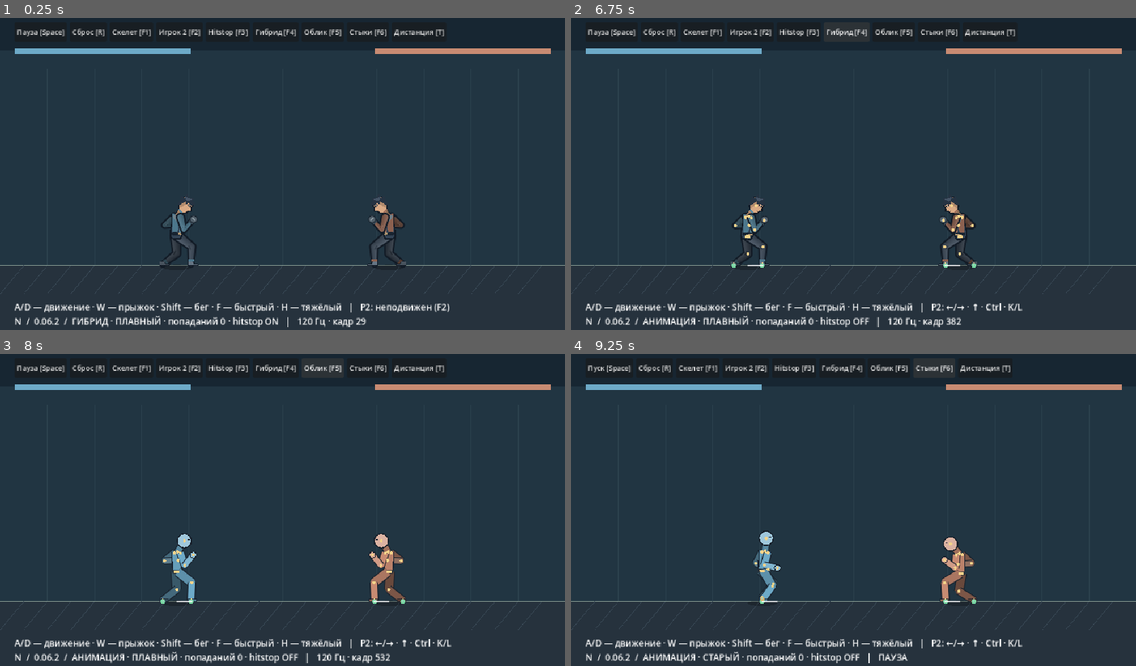
Above: before the commit, frames 1-4 (two rows, left to right).
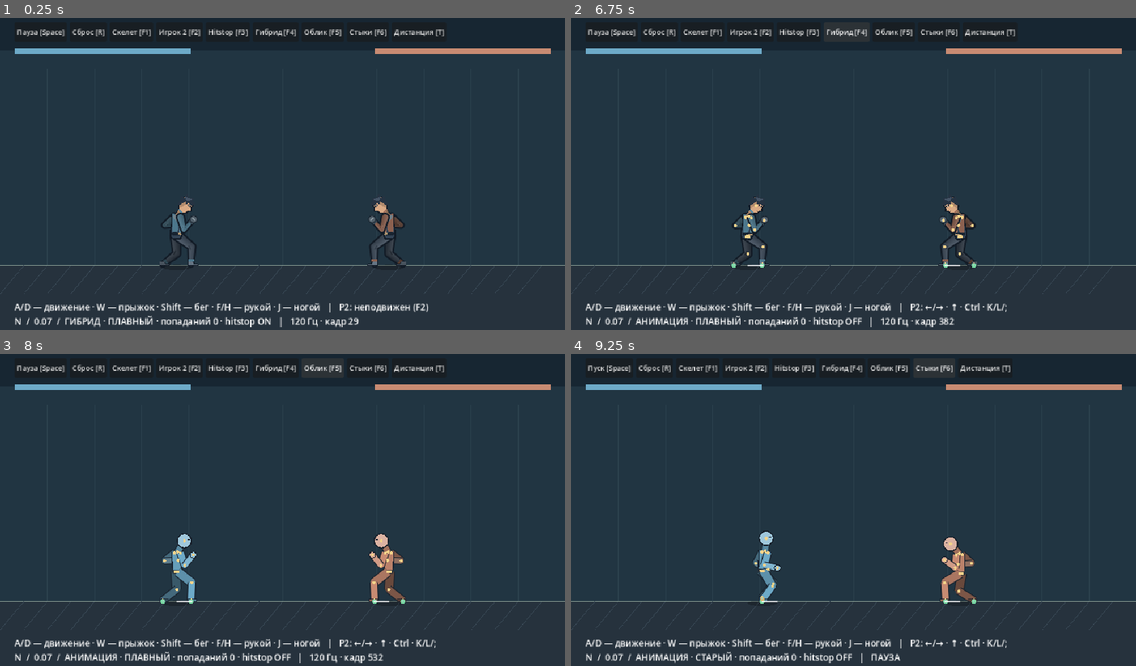
Above: after the commit, the same moments.

Repository: Mefits/pixelfxGadot
Game: Godot game, scene res://game/arena.tscn
Two runs of this game, one before a commit and one after it. Both use one fixed random seed, a clock stepped at 60 frames per second and the inputs below.
Inputs:
- Up to frame 1 (0.25 s): no input
- Up to frame 2 (6.75 s): click "Дистанция [T]" at 0.5 s; click "Пауза [Space]" at 1.25 s; click "Дистанция [T]" at 2 s; click "Пуск [Space]" at 2.75 s; click "Сброс [R]" at 3.5 s; click "Скелет [F1]" at 4.25 s; click "Игрок 2 [F2]" at 5 s; click "Hitstop [F3]" at 5.75 s; click "Гибрид [F4]" at 6.5 s
- Up to frame 3 (8 s): click "Облик [F5]" at 7.25 s
- Up to frame 4 (9.25 s): click "Стыки [F6]" at 8 s; tap Enter at 8.75 s; hold D from 8.78 s (still down); tap Shift at 8.85 s; tap Space at 9.02 s; tap F at 9.05 s

The runs differ from the first frame. In frame 1, 1.5% of the frame differs, in the area x 8-80%, y 91-100%; in frame 2, 1.6%; in frame 3, 1.6%; in frame 4, 1.4%.

Commit message:
N 0.07: front kick, fixed rear support, buffered movement transition and swept forefoot contact

Diff:
--- a/game/arena.gd
+++ b/game/arena.gd
@@ -30,6 +30,7 @@
     _button("Облик [F5]",_toggle_skin)
     _button("Стыки [F6]",_toggle_smooth)
     _button("Дистанция [T]",_close_reset)
+    toolbar.get_child(toolbar.get_child_count()-1).tooltip_text="Сброс на дистанцию 66 px. F/H/J — удары."
     hud=Label.new()
     hud.position=Vector2(24,490)
     hud.add_theme_font_size_override("font_size",15)
@@ -94,13 +95,13 @@
 func _held(key:Key)->bool:return Input.is_physical_key_pressed(key)
 func _physics_process(dt:float)->void:
     if paused:return
-    var left:Dictionary={"move":float(_held(KEY_D))-float(_held(KEY_A)),"jump":_held(KEY_W),"run":_held(KEY_SHIFT),"jab":_held(KEY_F),"heavy":_held(KEY_H)}
-    var right:Dictionary={} if single_player else {"move":float(_held(KEY_RIGHT))-float(_held(KEY_LEFT)),"jump":_held(KEY_UP),"run":_held(KEY_CTRL),"jab":_held(KEY_K),"heavy":_held(KEY_L)}
+    var left:Dictionary={"move":float(_held(KEY_D))-float(_held(KEY_A)),"jump":_held(KEY_W),"run":_held(KEY_SHIFT),"jab":_held(KEY_F),"heavy":_held(KEY_H),"kick":_held(KEY_J)}
+    var right:Dictionary={} if single_player else {"move":float(_held(KEY_RIGHT))-float(_held(KEY_LEFT)),"jump":_held(KEY_UP),"run":_held(KEY_CTRL),"jab":_held(KEY_K),"heavy":_held(KEY_L),"kick":_held(KEY_SEMICOLON)}
     world.advance(dt,left,right)
     _hud()
     queue_redraw()
 func _hud()->void:
-    hud.text="A/D — движение · W — прыжок · Shift — бег · F — быстрый · H — тяжёлый   |   "+("P2: неподвижен (F2)" if single_player else "P2: ←/→ · ↑ · Ctrl · K/L")+"\nN  /  0.06.2  /  "+("ГИБРИД" if world.hybrid_enabled …(224 unchanged characters)…
+    hud.text="A/D — движение · W — прыжок · Shift — бег · F/H — рукой · J — ногой   |   "+("P2: неподвижен (F2)" if single_player else "P2: ←/→ · ↑ · Ctrl · K/L/;")+"\nN  /  0.07  /  "+("ГИБРИД" if world.hybrid_enabled …(224 unchanged characters)…
 func _segment(a:Vector2,b:Vector2,width:float,c:Color)->void:
     draw_line(a,b,Color("#17202b"),width+3,true)
     draw_line(a,b,c,width,true)
--- a/game/jab.gd
+++ b/game/jab.gd
@@ -1,6 +1,7 @@
 extends RefCounted
-## Two authored attacks and optional bounded spring reaction. Fixed 120 Hz.
+## Three authored attacks and optional bounded spring reaction. Fixed 120 Hz.
 const REACTION=preload("res://game/impact_reaction.gd")
+const KICK=preload("res://game/kick_pose.gd")
 const HEAVY_DURATION=80
 const HEAVY_ACTIVE_FROM=24
 const HEAVY_ACTIVE_TO=36
@@ -40,6 +41,8 @@
 var reaction=REACTION.new()
 var kind:String="jab"
 var heavy_latch:bool=false
+var kick_latch:bool=false
+var kick_pending:int=0
 var queued_kind:String="jab"
 var hurt_total:int=HURT_TICKS
 var hurt_heavy:bool=false
@@ -50,8 +53,11 @@
 var connected:bool=false
 var latch:bool=false
 var queued:bool=false
-func capture(pressed:bool,heavy:bool=false)->void:
-    if heavy and not heavy_latch:
+func capture(pressed:bool,heavy:bool=false,kick:bool=false)->void:
+    if kick and not kick_latch:
+        queued=true
+        queued_kind="kick"
+    elif heavy and not heavy_latch:
         queued=true
         queued_kind="heavy"
     elif pressed and not latch:
@@ -59,9 +65,21 @@
         queued_kind="jab"
     latch=pressed
     heavy_latch=heavy
-func duration()->int:return HEAVY_DURATION if kind=="heavy" else DURATION
-func fist()->String:return "hand_far" if kind=="heavy" else "hand_near"
+    kick_latch=kick
+func duration()->int:
+    if kind=="kick":return KICK.DURATION
+    return HEAVY_DURATION if kind=="heavy" else DURATION
+func fist()->String:
+    if kind=="kick":return "foot_near"
+    return "hand_far" if kind=="heavy" else "hand_near"
+func contact_point(rig,face:int)->Vector2:
+    var p:Vector2=rig.points[fist()]
+    # Kick reaches the visible forefoot, rather than the ankle joint alone.
+    if kind=="kick":p.x+=9*face
+    return p
+func kicking()->bool:return kind=="kick" and age>=0
 func profile()->Dictionary:
+    if kind=="kick":return {"damage":KICK.DAMAGE,"knockback":KICK.KNOCKBACK,"hurt":KICK.HURT,"freeze":KICK.HITSTOP,"strength":1.6,"heavy":true}
     return {"damage":HEAVY_DAMAGE,"knockback":HEAVY_KNOCKBACK,"hurt":HEAVY_HURT,"freeze":HEAVY_HITSTOP,"strength":2.0,"heavy":true} if kind=="heavy" else {"damage":DAMAGE,"knockback":KNOCKBACK,"hurt":HURT_TICKS,"freeze":HITSTOP,"strength":1.0,"heavy":false}
 func tick(m)->void:
     reaction.step()
@@ -69,14 +87,26 @@
     if age>=0:
         age+=1
         if age>=duration():age=-1
+    if kick_pending>0:kick_pending-=1
+    if not m.grounded or hurt>0 or hp<=0:kick_pending=0
     if queued and hp>0 and hurt==0 and age<0 and m.grounded:
+        if queued_kind=="kick":kick_pending=48
+        else:
+            kick_pending=0
+            age=0
+            kind=queued_kind
+            connected=false
+            attacks+=1
+    if kick_pending>0 and age<0 and m.grounded and m.swing<0 and absf(m.velocity.x)<=20:
         age=0
-        kind=queued_kind
+        kind="kick"
         connected=false
         attacks+=1
+        kick_pending=0
     queued=false
 func locked()->bool:return age>=0 or hurt>0 or hp<=0
 func active()->bool:
+    if kind=="kick":return age>=KICK.ACTIVE_FROM and age<=KICK.ACTIVE_TO and not connected
     return age>=(HEAVY_ACTIVE_FROM if kind=="heavy" else ACTIVE_FROM) and age<=(HEAVY_ACTIVE_TO if kind=="heavy" else ACTIVE_TO) and not connected
 func receive(m,direction:int,attack:Dictionary,lever:float)->void:
     hp=maxi(0,hp-int(attack.damage))
@@ -85,6 +115,7 @@
     hurt_total=hurt
     hurt_heavy=bool(attack.heavy)
     queued=false
+    kick_pending=0
     m.velocity.x=float(attack.knockback)*direction
     reaction.impulse(float(attack.strength),lever,float(direction*m.facing))
 func pose(hybrid:bool=false)->Dictionary:
@@ -95,6 +126,7 @@
             return {"weight":u*.55,"hip":Vector2(-2,-45 if hurt_heavy else -48),"lean":-5.0,"lead":Vector2(16,8),"rear":Vector2(6,12)}
         return {"weight":u,"hip":Vector2(-5,-44) if hurt_heavy else Vector2(-3,-47),"lean":-36.0 if hurt_heavy else -24.0,"lead":Vector2(8,19),"rear":Vector2(-6,20)}
     if age<0:return {}
+    if kind=="kick":return KICK.pose(age)
     var keys:Array=HEAVY_KEYS if kind=="heavy" else KEYS
     var a:Array=keys[0]
     var b:Array=keys[1]
--- /dev/null
+++ b/game/kick_pose.gd
@@ -0,0 +1,33 @@
+extends RefCounted
+## Front kick, right-facing local targets. Rear foot stays planted.
+## Based on chamber/extension/retraction silhouettes in Martial Arts front_kick.
+const DURATION=84
+const ACTIVE_FROM=24
+const ACTIVE_TO=34
+const DAMAGE=18
+const KNOCKBACK=195.0
+const HURT=40
+const HITSTOP=8
+# tick, blend, pelvis, torso angle, near wrist, far wrist, near ankle (root local)
+const KEYS=[
+    [0,0.0,Vector2(0,-50),0.0,Vector2(22,0),Vector2(7,10),Vector2(24,-2)],
+    [8,1.0,Vector2(-9,-48),-8.0,Vector2(19,1),Vector2(8,8),Vector2(24,-2)],
+    [17,1.0,Vector2(-10,-53),-13.0,Vector2(17,3),Vector2(5,8),Vector2(13,-48)],
+    [23,1.0,Vector2(-8,-53),-19.0,Vector2(15,6),Vector2(4,11),Vector2(33,-52)],
+    [27,1.0,Vector2(-5,-53),-22.0,Vector2(12,9),Vector2(2,14),Vector2(53,-60)],
+    [34,1.0,Vector2(-6,-53),-19.0,Vector2(14,7),Vector2(4,12),Vector2(52,-58)],
+    [45,1.0,Vector2(-10,-52),-12.0,Vector2(18,4),Vector2(6,9),Vector2(16,-45)],
+    [62,1.0,Vector2(-5,-49),-5.0,Vector2(20,0),Vector2(7,10),Vector2(23,-2)],
+    [84,0.0,Vector2(0,-50),0.0,Vector2(22,0),Vector2(7,10),Vector2(24,-2)]
+]
+static func pose(tick:int)->Dictionary:
+    var a:Array=KEYS[0]
+    var b:Array=KEYS[1]
+    for i in range(1,KEYS.size()):
+        if tick<=int(KEYS[i][0]):
+            a=KEYS[i-1]
+            b=KEYS[i]
+            break
+    var u:float=clampf(float(tick-int(a[0]))/float(int(b[0])-int(a[0])),0,1)
+    u=u*u*(3-2*u)
+    return {"weight":lerpf(float(a[1]),float(b[1]),u),"hip":Vector2(a[2]).lerp(b[2],u),"lean":lerpf(float(a[3]),float(b[3]),u),"lead":Vector2(a[4]).lerp(b[4],u),"rear":Vector2(a[5]).lerp(b[5],u),"kick_foot":Vector2(a[6]).lerp(b[6],u)}
--- a/game/motor.gd
+++ b/game/motor.gd
@@ -60,6 +60,16 @@
     var axis:float=clampf(float(input.get("move",0)),-1,1)
     sprint=bool(input.get("run",false))
     var jump:bool=bool(input.get("jump",false))
+    if input.get("kick_support",false):
+        # Start only from settled footing. Freeze the root and both motor anchors;
+        # the visible lead ankle is driven by the attack pose, not gait.
+        velocity.x=0
+        jump_latch=jump
+        guard_phase=fposmod(guard_phase+DT,STANCE.DURATION)
+        gait=move_toward(gait,0,DT*8)
+        run_mix=move_toward(run_mix,0,DT*6)
+        land=move_toward(land,0,DT*6)
+        return
     if grounded and not input.get("lock_facing",false) and absf(opponent_x-pos.x)>5:facing=1 if opponent_x>pos.x else -1
     # Backpedal in guard rather than playing a forward sprint backwards.
     var backward:bool=axis*facing<0
@@ -105,6 +115,7 @@
             swing=-1
             steps+=1
     if swing<0:
+        if input.get("settle_kick",false):return
         if absf(velocity.x)>10:
             var trailing:int=0 if (feet[0].x-feet[1].x)*velocity.x<=0 else 1
             if (pos.x-feet[trailing].x)*signf(velocity.x)>8 or absf(feet[0].x-feet[1].x)<12:_begin_step(trailing,velocity.x)
--- a/game/rig.gd
+++ b/game/rig.gd
@@ -46,6 +46,7 @@
     if m.grounded:
         # Keep BOTH target feet within the reach envelope while grounded.
         for i in range(2):
+            if i==0 and action.has("kick_foot") and weight>0:continue
             var foot:Vector2=m.feet[i]
             var dx:float=absf((foot.x-m.pos.x)*direction-hip_x-(2 if i==0 else -2))
             var max_height:float=sqrt(maxf(4,59.7*59.7-minf(dx,58)*minf(dx,58)))
@@ -65,6 +66,8 @@
             foot=Vector2((m.feet[i].x-m.pos.x)*direction,m.feet[i].y-m.pos.y-2)
         else:
             foot=MOTION.air(m,i).foot
+        if i==0 and action.has("kick_foot"):
+            foot=foot.lerp(Vector2(action.kick_foot),weight)
         # A planted leg bends toward the opponent; the elbow bends downward.
         var leg:Array[Vector2]=chain(thigh,foot,UPPER_LEG,LOWER_LEG,-1)
         var stride:float=clampf((foot.x-hip.x)/24,-1,1)
--- a/game/world.gd
+++ b/game/world.gd
@@ -26,8 +26,8 @@
         tick(left,right)
         accumulator=maxf(0,accumulator-M.DT)
 func tick(left:Dictionary,right:Dictionary)->void:
-    jab_a.capture(bool(left.get("jab",false)),bool(left.get("heavy",false)))
-    jab_b.capture(bool(right.get("jab",false)),bool(right.get("heavy",false)))
+    jab_a.capture(bool(left.get("jab",false)),bool(left.get("heavy",false)),bool(left.get("kick",false)))
+    jab_b.capture(bool(right.get("jab",false)),bool(right.get("heavy",false)),bool(right.get("kick",false)))
     if freeze>0:
         freeze-=1
         frozen_ticks+=1
@@ -35,8 +35,8 @@
         return
     jab_a.tick(a)
     jab_b.tick(b)
-    var prev_a:Vector2=rig_a.points[jab_a.fist()]
-    var prev_b:Vector2=rig_b.points[jab_b.fist()]
+    var prev_a:Vector2=jab_a.contact_point(rig_a,a.facing)
+    var prev_b:Vector2=jab_b.contact_point(rig_b,b.facing)
     var ax:float=a.pos.x
     var bx:float=b.pos.x
     a.tick(_motor_input(left,jab_a),bx)
@@ -76,14 +76,16 @@
     ticks+=1
 
 func _motor_input(input:Dictionary,j)->Dictionary:
+    if j.kicking():return {"lock_facing":true,"kick_support":true}
+    if j.kick_pending>0:return {"settle_kick":true,"lock_facing":true}
     if not j.locked():return input
     return {"lock_facing":true,"hurt":j.hurt>0 or j.hp<=0}
 
 func _contact(src,dst,attack,defender,previous:Vector2,source_rig,target_rig)->Dictionary:
     if not attack.active() or defender.hp<=0:return {}
     if (dst.pos.x-src.pos.x)*src.facing<=0:return {}
-    var p:Vector2=source_rig.points[attack.fist()]
-    # Sweep the visible fist against torso capsule sampled at three points.
+    var p:Vector2=attack.contact_point(source_rig,src.facing)
+    # Sweep the visible striking extremity against sampled torso capsule.
     # No hit from an arbitrary root distance. Ground/air targets use the same geometry.
     var upper:Vector2=target_rig.points.chest
     var lower:Vector2=target_rig.points.hips
--- /dev/null
+++ b/tests/kick.gd
@@ -0,0 +1,63 @@
+extends SceneTree
+const W=preload("res://game/world.gd")
+const K=preload("res://game/kick_pose.gd")
+const R=preload("res://game/rig.gd")
+const M=preload("res://game/motor.gd")
+var errors:int=0
+func _initialize()->void:call_deferred("_run")
+func check(ok:bool,msg:String)->void:
+    if not ok:errors+=1;push_error(msg)
+func close_world(gap:float=72)->RefCounted:
+    var w=W.new()
+    w.a.separate(150)
+    w.b.separate(w.a.pos.x+gap-w.b.pos.x)
+    w.rig_a.sample(w.a)
+    w.rig_b.sample(w.b)
+    return w
+func _run()->void:
+    var w=close_world()
+    var support:Vector2=w.a.feet[1]
+    var root_x:float=w.a.pos.x
+    var bx:float=w.b.pos.x
+    var max_knee:float=0
+    var max_reach:float=0
+    var end_pose:bool=false
+    for i in range(150):
+        w.tick({"kick":i<120},{})
+        var p:Dictionary=w.rig_a.points
+        if w.jab_a.kicking():
+            check(w.a.feet[1]==support and w.a.pos.x==root_x,"Rear support and root fixed")
+            check(p.foot_far.distance_to(support-Vector2(0,2))<.5,"Rendered support stays planted")
+            if w.jab_a.age<K.ACTIVE_FROM:check(w.hits==0,"Windup cannot hit")
+            max_knee=maxf(max_knee,M.FLOOR-p.knee_near.y)
+            max_reach=maxf(max_reach,p.foot_near.x-root_x)
+        for side in ["near","far"]:
+            check(absf(p["thigh_"+side].distance_to(p["knee_"+side])-R.UPPER_LEG)<.001,"Thigh length")
+            check(absf(p["knee_"+side].distance_to(p["foot_"+side])-R.LOWER_LEG)<.001,"Shin length")
+            check(p["foot_"+side].y<=M.FLOOR+.01,"No floor penetration")
+        if i>120 and w.jab_a.age<0:end_pose=p.foot_near.distance_to(w.a.feet[0]-Vector2(0,2))<.5
+    check(w.hits==1 and w.jab_b.hp==100-K.DAMAGE,"One kick contact")
+    check(w.jab_a.attacks==1 and end_pose,"Held kick no repeat, return to guard")
+    check(max_knee>65 and max_reach>48,"Chamber and extension")
+    check(w.frozen_ticks==K.HITSTOP and w.b.pos.x>bx+15,"Kick freeze and knockback")
+    var mirrored=close_world()
+    for i in range(150):mirrored.tick({},{"kick":i==0})
+    check(mirrored.hits==1 and mirrored.jab_a.hp==100-K.DAMAGE and mirrored.a.pos.x<435,"Mirrored kick")
+    var miss=close_world(130)
+    for i in range(120):miss.tick({"kick":i==0},{})
+    check(miss.hits==0 and miss.frozen_ticks==0,"Kick whiff")
+    var air=close_world()
+    air.tick({"jump":true},{})
+    air.tick({"kick":true},{})
+    for i in range(150):air.tick({},{})
+    check(air.jab_a.attacks==0,"No airborne kick or delayed air input")
+    var moving=W.new()
+    for i in range(45):moving.tick({"move":1,"run":true},{})
+    moving.tick({"move":1,"kick":true},{})
+    for i in range(130):moving.tick({"move":1},{})
+    check(moving.jab_a.attacks==1 and moving.jab_a.kind=="kick","Buffered kick settles running support")
+    var interrupted=close_world(60)
+    for i in range(120):interrupted.tick({"kick":i==0},{"jab":i==0})
+    check(interrupted.jab_a.hp==90 and interrupted.jab_b.hp==100 and interrupted.jab_a.age<0,"Jab interrupts kick before active")
+    print("N kick failures: ",errors,"; knee lift ",max_knee,"; ankle reach ",max_reach)
+    quit(0 if errors==0 else 1)
--- a/tests/skin.gd
+++ b/tests/skin.gd
@@ -26,15 +26,15 @@
         var b:=k+Vector2.from_angle(deg_to_rad(angle))*23
         verify(a,k,b,Vector3(6.7,5,3.8))
         verify(-a,-k,-b,Vector3(6.7,5,3.8))
-    for mode in ["walk","run","jump","jab","heavy","back"]:
+    for mode in ["walk","run","jump","jab","heavy","kick","back"]:
         var w=W.new()
-        if mode in ["jab","heavy"]:
+        if mode in ["jab","heavy","kick"]:
             w.a.separate(150)
             w.b.separate(w.a.pos.x+66-w.b.pos.x)
             w.rig_a.sample(w.a)
             w.rig_b.sample(w.b)
         for i in range(160):
-            var input:Dictionary={"move":1 if mode in ["walk","run"] and i<100 else (-1 if mode=="back" and i<100 else 0),"run":mode=="run","jump":mode=="jump" and i==5,"jab":mode=="jab" and i==5,"heavy":mode=="heavy" and i==5}
+            var input:Dictionary={"move":1 if mode in ["walk","run"] and i<100 else (-1 if mode=="back" and i<100 else 0),"run":mode=="run","jump":mode=="jump" and i==5,"jab":mode=="jab" and i==5,"heavy":mode=="heavy" and i==5,"kick":mode=="kick" and i==5}
             w.tick(input,{})
             check_rig(w.rig_a)
             check_rig(w.rig_b)
--- a/tests/visual.gd
+++ b/tests/visual.gd
@@ -38,6 +38,24 @@
         scene.queue_redraw()
         await capture(name+"/frame_%03d"%frame)
     if scene.world.hits!=1:push_error("Impact capture missed: "+name);quit(1)
+func kick_sequence(scene,name:String,hit:bool,mirror:bool=false)->void:
+    scene.world=W.new()
+    scene.world.a.separate(150)
+    scene.world.b.separate(scene.world.a.pos.x+(72 if hit else 130)-scene.world.b.pos.x)
+    scene.world.rig_a.sample(scene.world.a)
+    scene.world.rig_b.sample(scene.world.b)
+    scene.artistic=true
+    scene.smooth_skin=true
+    scene.debug=false
+    DirAccess.make_dir_recursive_absolute("res://reports/"+name)
+    for frame in range(45):
+        for i in range(4):
+            var input:Dictionary={"kick":frame==3 and i==0}
+            scene.world.tick({} if mirror else input,input if mirror else {})
+        scene._hud()
+        scene.queue_redraw()
+        await capture(name+"/frame_%03d"%frame)
+    if scene.world.hits!=(1 if hit else 0):push_error("Kick capture contact mismatch "+name);quit(1)
 func check_skin(scene,state:Dictionary,tick0:int)->void:
     if scene.world.ticks!=tick0 or scene.world.rig_a.points!=state:
         push_error("Skin altered simulation")
@@ -93,6 +111,9 @@
     scene.artistic=false
     await impact_sequence(scene,"heavy_mannequin",false,true)
     scene.artistic=true
+    await kick_sequence(scene,"kick_hit",true)
+    await kick_sequence(scene,"kick_miss",false)
+    await kick_sequence(scene,"kick_mirror",true,true)
     var state:Dictionary=scene.world.rig_a.points.duplicate(true)
     var tick0:int=scene.world.ticks
     scene._toggle_skin()
Not shown, changed: docs/CHECKPOINT.md
Not shown, changed: docs/PLAN.md
